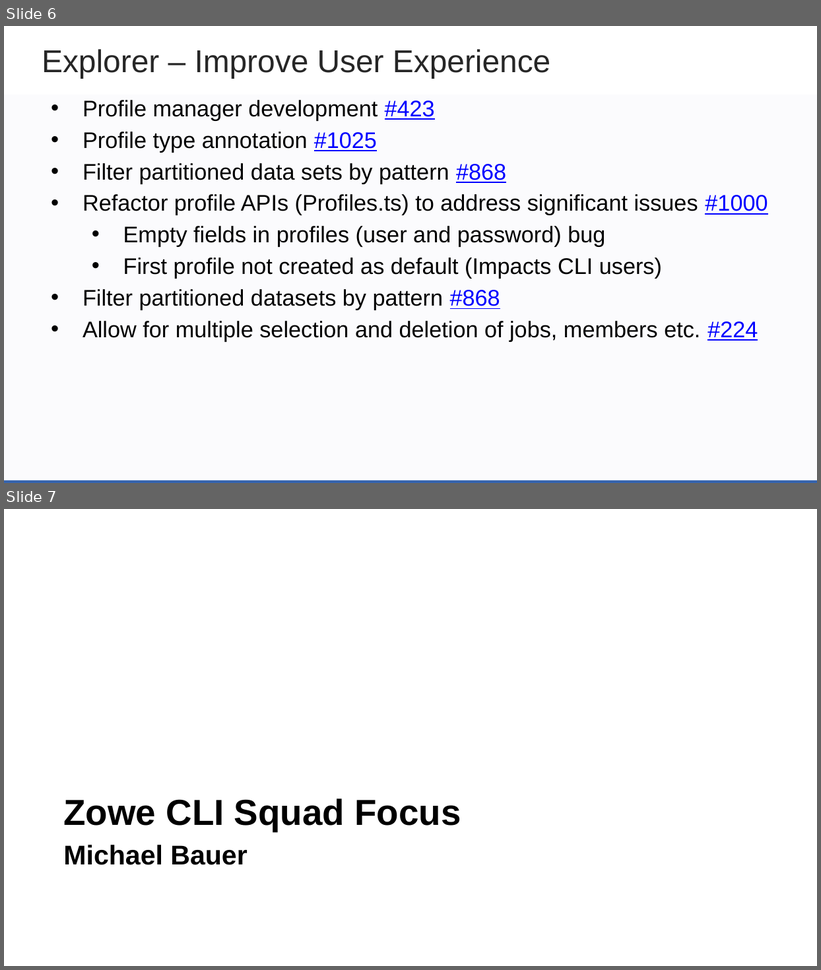
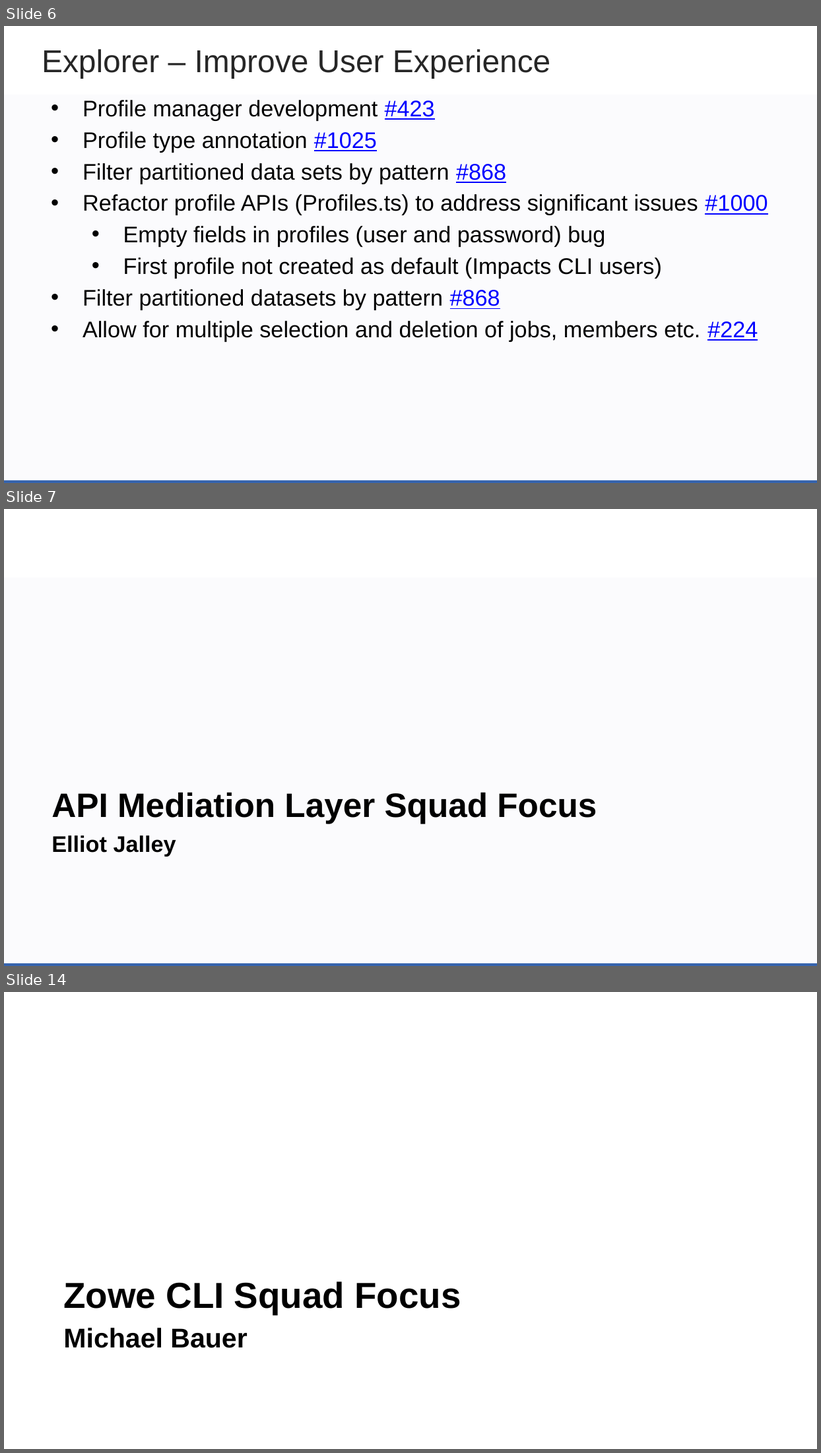
Before and after one commit to zowe/community, a slide deck: Project Management/PI Planning/20PI4 Planning/Zowe Community Squad Focus for 20PI4.pptx. Shown one above the other, each under a label of ours: slides 6 and 7 before the commit, slides 6, 7 and 14 after it; the slides between them are not shown. The pictures are 821x970 and 821x1453 pixels, drawn with LibreOffice and Linux fonts; fonts in the diff are those of the drawing; background and template pictures are left out. Boxes give left, top, right and bottom in pixels: in the first picture for what was removed or moved away, otherwise in the second. Text is boxed around its words. In the diff, an @@ line names an element or a change of style, - is before the commit and + after.

```diff
--- a/Project Management/PI Planning/20PI4 Planning/Zowe Community Squad Focus for 20PI4.pptx
+++ b/Project Management/PI Planning/20PI4 Planning/Zowe Community Squad Focus for 20PI4.pptx
@@ slide 7 added at [4, 509, 817, 966], background #FFFFFF; not listed: 2 template elements that a slide beside it also shows @@
@@ text added at [52, 792, 597, 857], 30 pt, text #000000, bold @@
+API Mediation Layer Squad Focus
+Elliot Jalley
@@ what was slide 7 is now slide 14 @@
```
Also in this commit, not shown: 1 slide changed, 6 other slides added.
